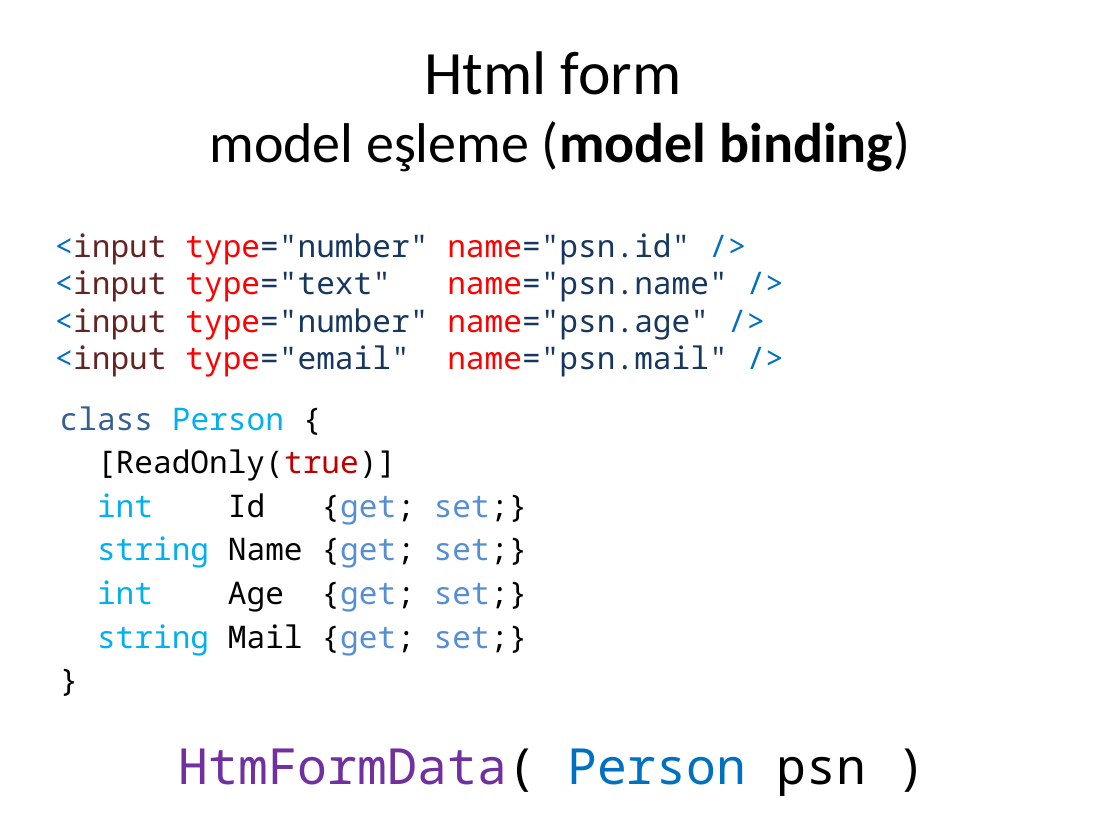
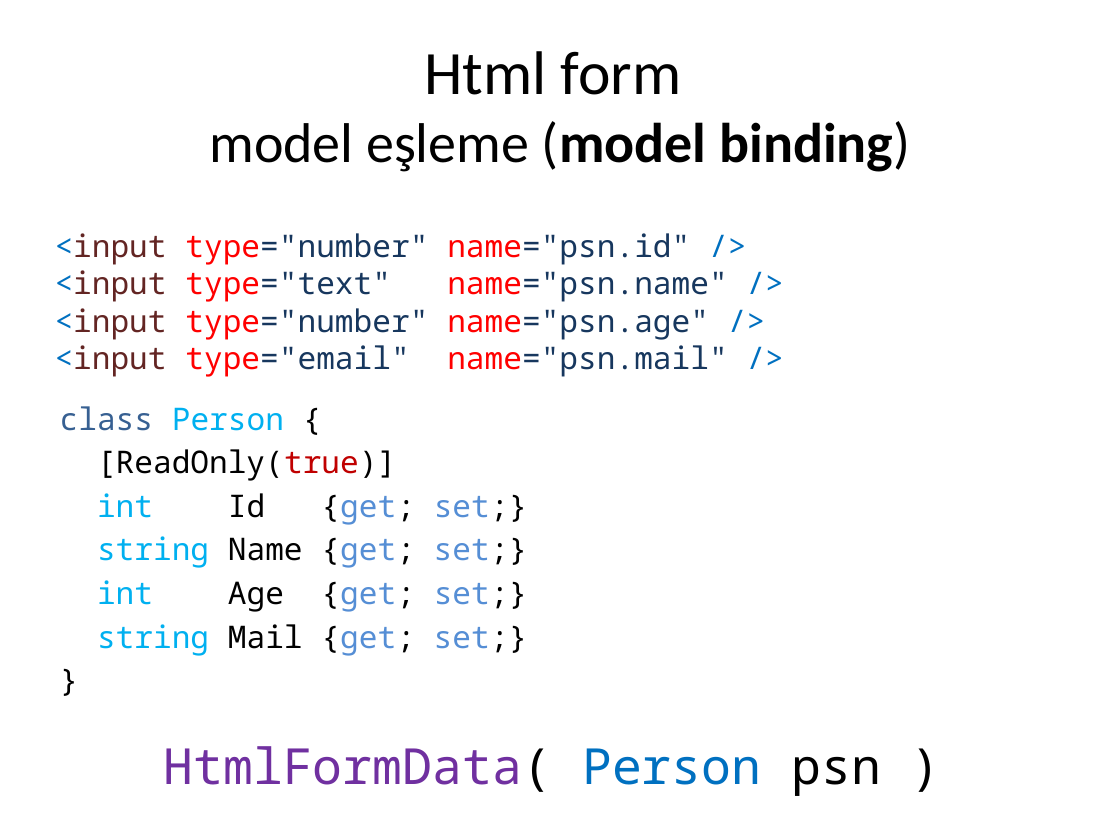
Before and after one commit to cemmerven/attrac, a slide deck: slide 15 of AttendanceTracker/Html form ve veri aktarımı.pptx. Drawn at 1120x840 pixels with LibreOffice and Linux fonts; fonts in the diff are those of the drawing. Boxes give left, top, right and bottom in pixels: in the first picture for what was removed or moved away, otherwise in the second. Text is boxed around its words. In the diff, an @@ line names an element or a change of style, - is before the commit and + after.

Commit message:
added HtmlHelper topics

```diff
--- a/AttendanceTracker/Html form ve veri aktarımı.pptx
+++ b/AttendanceTracker/Html form ve veri aktarımı.pptx
@@ text at box(164, 746, 881, 796): text changed @@
-HtmFormData( Person psn )
+HtmlFormData( Person psn )
```
Also in this commit, not shown: 7 other slides changed, 2 slides added, 9 other files.
